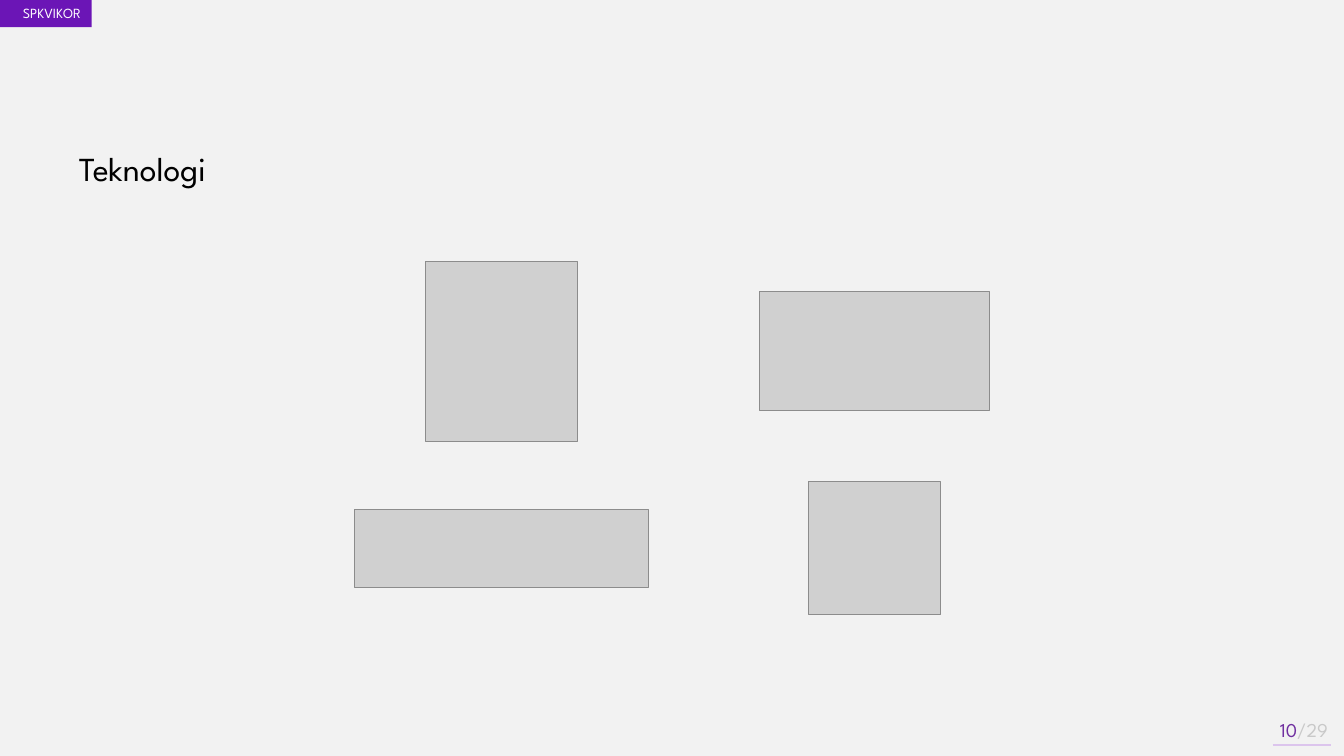
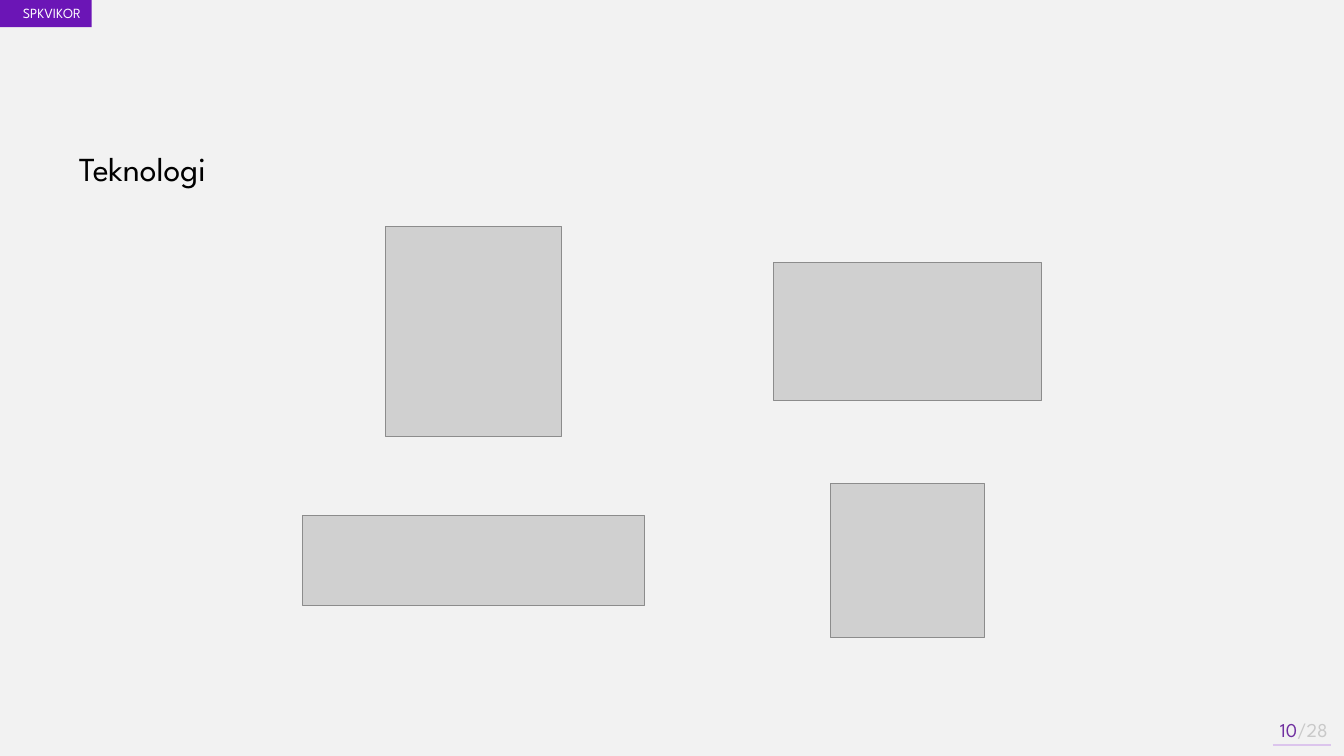
Before and after one commit to akhmadali7/TugasAkhir, a slide deck: slide 10 of PPT - TA - Akhmad Ali Sajidin - Sidang.pptx. Drawn at 1344x756 pixels with LibreOffice and Linux fonts; fonts in the diff are those of the drawing; grey boxes stand for pictures. Boxes give left, top, right and bottom in pixels: in the first picture for what was removed or moved away, otherwise in the second. Text is boxed around its words. In the diff, an @@ line names an element or a change of style, - is before the commit and + after.

```diff
--- a/PPT - TA - Akhmad Ali Sajidin - Sidang.pptx
+++ b/PPT - TA - Akhmad Ali Sajidin - Sidang.pptx
@@ picture: place and size @@
-picture at <box>425,261,578,442</box>
+picture at <box>385,227,562,437</box>
@@ picture: place and size @@
-picture at <box>759,292,989,411</box>
+picture at <box>774,262,1042,400</box>
@@ picture: place and size @@
-picture at <box>809,482,941,614</box>
+picture at <box>831,484,985,638</box>
@@ picture: place and size @@
-picture at <box>355,509,648,587</box>
+picture at <box>302,515,644,606</box>
@@ page number at <box>1280,724,1328,737</box>: text changed @@
-10/29
+10/28
```
Also in this commit, not shown: 8 other slides changed, 19 other files.
